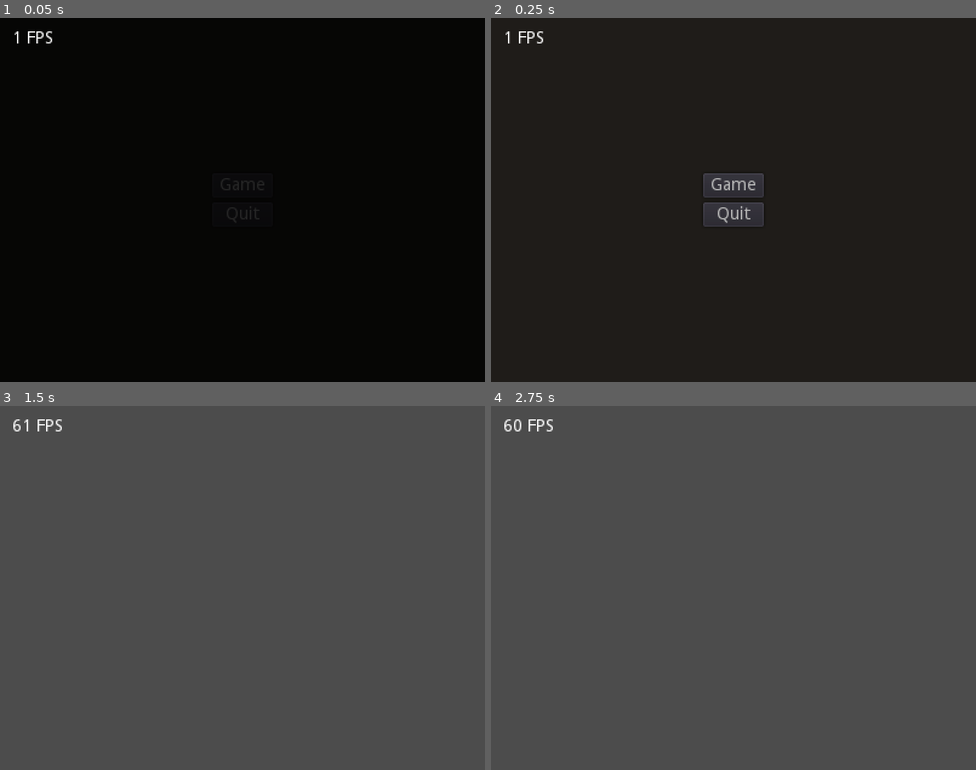
Above: before the commit, frames 1-4 (two rows, left to right).
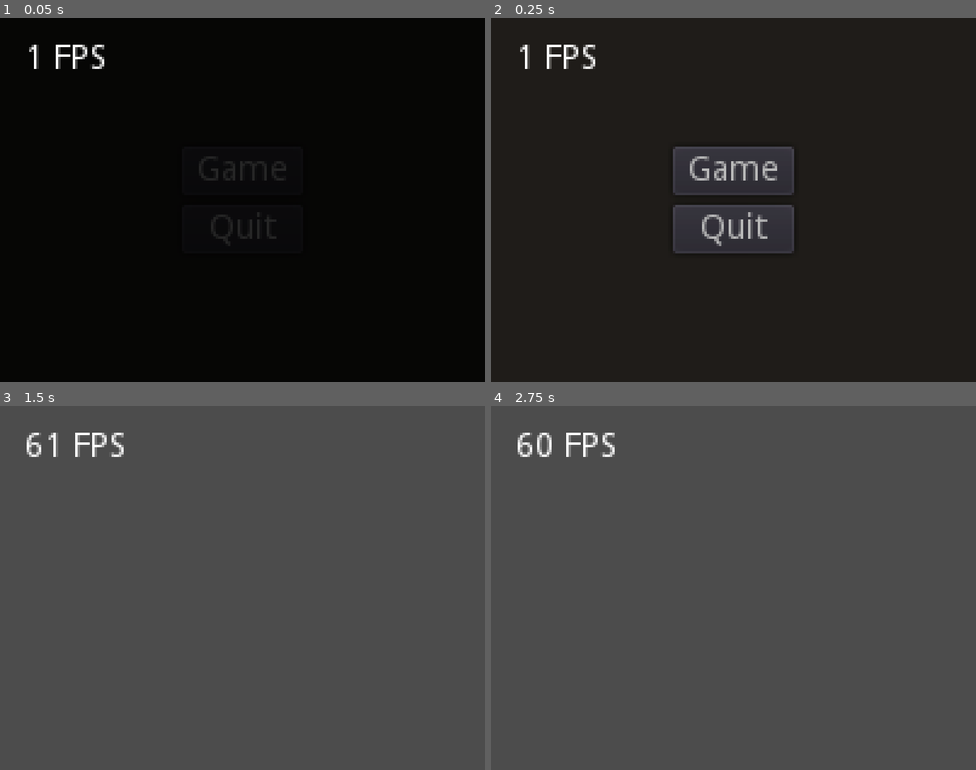
Above: after the commit, the same moments.

Repository: Byteron/ludum-dare-44
Game: Godot game, scene res://source/interface/menu/TitleScreen.tscn
Two runs of this game, one before a commit and one after it. Both use one fixed random seed, a clock stepped at 60 frames per second and the inputs below.
Inputs:
- Up to frame 1 (0.05 s): no input
- Up to frame 2 (0.25 s): no input
- Up to frame 3 (1.5 s): click "Game" at 0.5 s
- Up to frame 4 (2.75 s): tap Enter at 2 s

The runs differ from the first frame. In frame 1, 1.1% of the frame differs, in the area x 3-59%, y 3-62%; in frame 2, 6.3%, in the area x 3-63%, y 3-65%; in frame 3, 0.7%; in frame 4, 0.7%.

Commit message:
scale up to 4x

Diff:
--- a/project.godot
+++ b/project.godot
@@ -25,8 +25,8 @@
 
 [display]
 
-window/size/width=400
-window/size/height=300
+window/size/width=200
+window/size/height=150
 window/size/test_width=800
 window/size/test_height=600
 window/stretch/mode="viewport"
--- a/source/interface/menu/TitleScreen.tscn
+++ b/source/interface/menu/TitleScreen.tscn
@@ -17,10 +17,10 @@
 anchor_bottom = 1.0
 
 [node name="VBoxContainer" type="VBoxContainer" parent="CenterContainer"]
-margin_left = 487.0
-margin_top = 278.0
-margin_right = 537.0
-margin_bottom = 322.0
+margin_left = 175.0
+margin_top = 128.0
+margin_right = 225.0
+margin_bottom = 172.0
 
 [node name="Game" type="Button" parent="CenterContainer/VBoxContainer"]
 margin_right = 50.0
